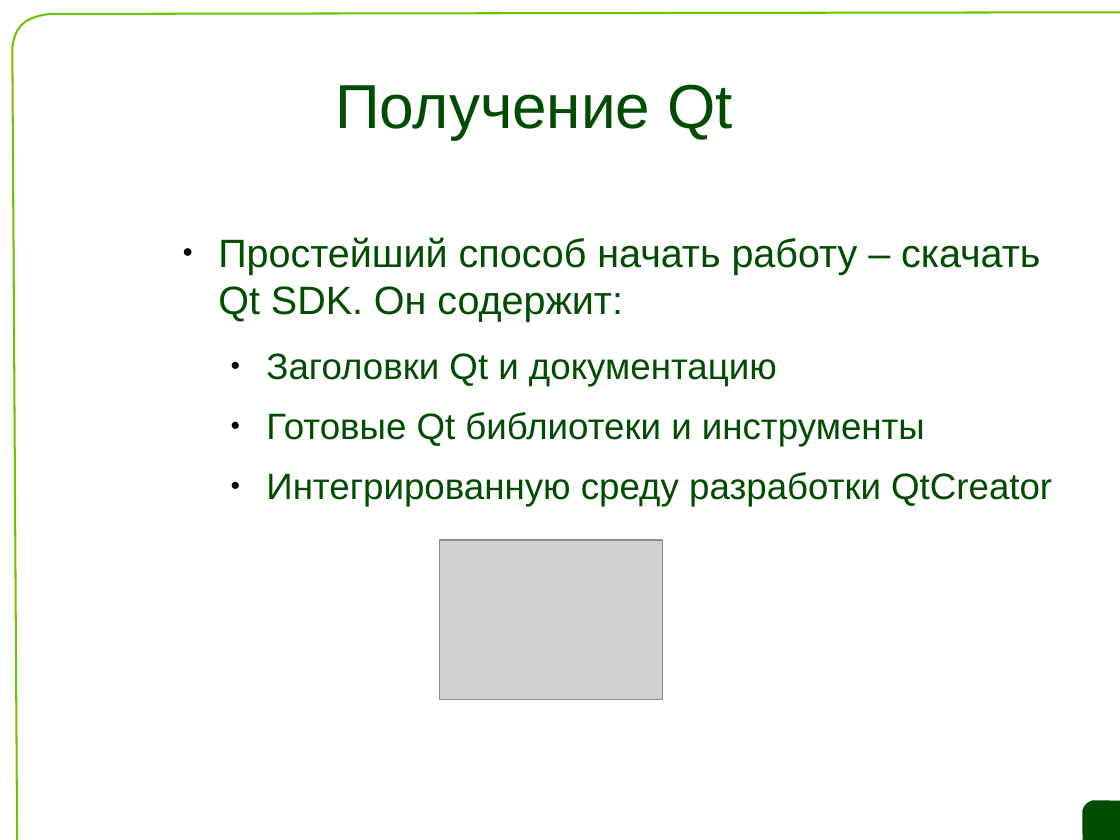
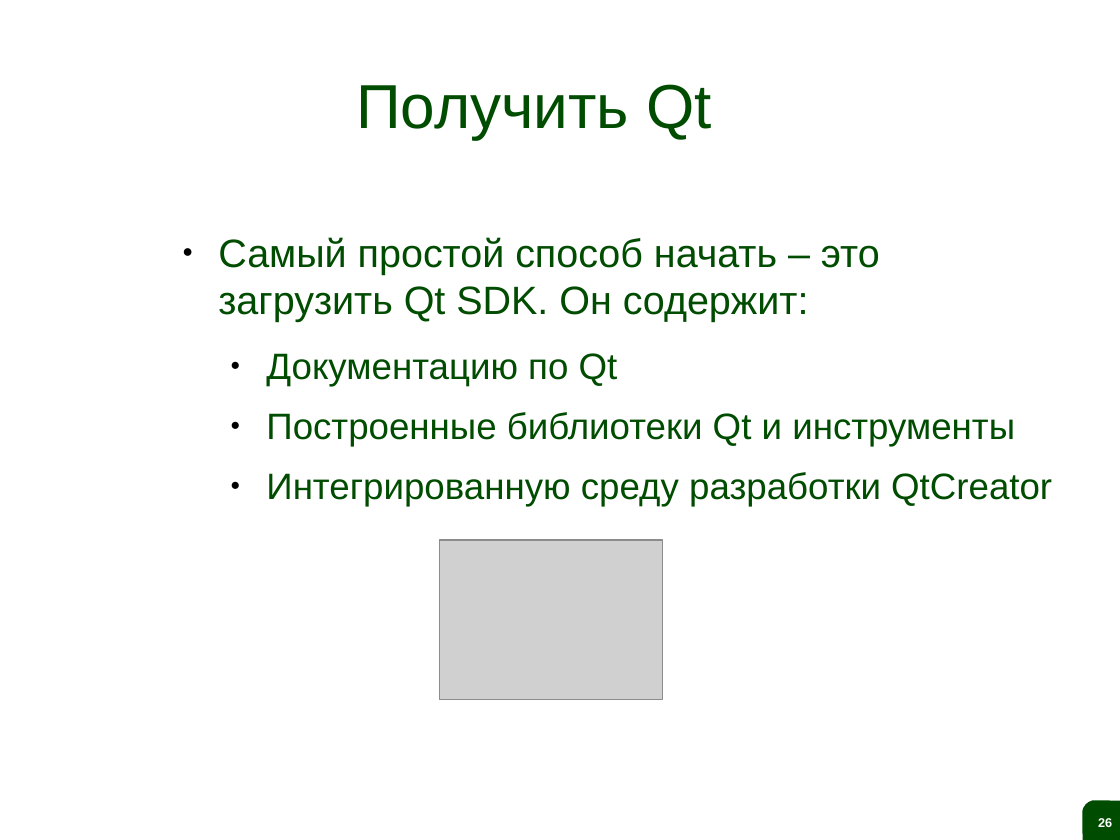
Before and after one commit to saa/qecm, a slide deck: slide 26 of Lectures and Exercises/L01 - The ideas behind Qt and a live demo/L1 Slides.odp. Drawn at 1120x840 pixels with LibreOffice and Linux fonts; fonts in the diff are those of the drawing; grey boxes stand for pictures; background and template pictures are left out. Boxes give left, top, right and bottom in pixels: in the first picture for what was removed or moved away, otherwise in the second. Text is boxed around its words. In the diff, an @@ line names an element or a change of style, - is before the commit and + after.

```diff
--- a/Lectures and Exercises/L01 - The ideas behind Qt and a live demo/L1 Slides.odp
+++ b/Lectures and Exercises/L01 - The ideas behind Qt and a live demo/L1 Slides.odp
@@ freeform shape removed at (12, 12, 1120, 840) @@
@@ title at (356, 84, 711, 139): text changed @@
-Получение Qt
+Получить Qt
@@ text at (218, 237, 1015, 446): text changed; size 26 to 28 pt @@
-● Простейший способ начать работу – скачать Qt SDK. Он содержит:
-  ● Заголовки Qt и документацию
-  ● Готовые Qt библиотеки и инструменты
+● Самый простой способ начать – это загрузить Qt SDK. Он содержит:
+  ● Документацию по Qt
+  ● Построенные библиотеки Qt и инструменты
@@ freeform shape removed at (1082, 801, 1120, 840) @@
@@ page number added at (1082, 801, 1120, 840), fill #004C00, 9 pt, text #FFFFFF, bold @@
+26
```
Also in this commit, not shown: 29 other slides changed, 1 slide added, 1 slide removed, 1 other file.
